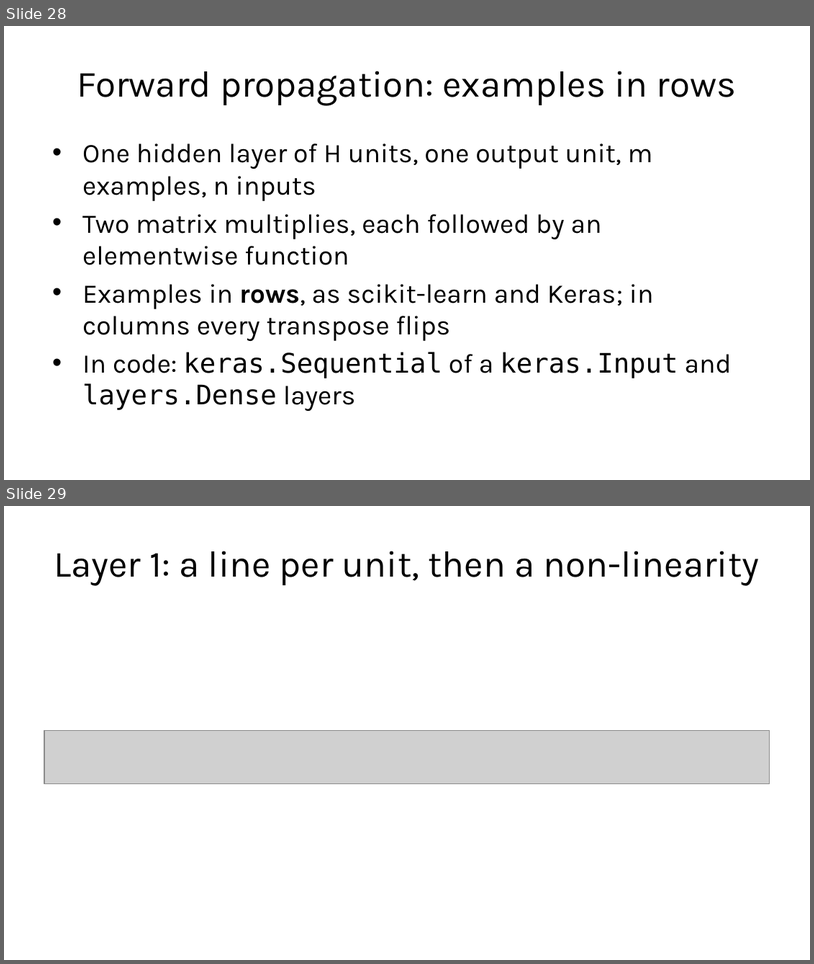
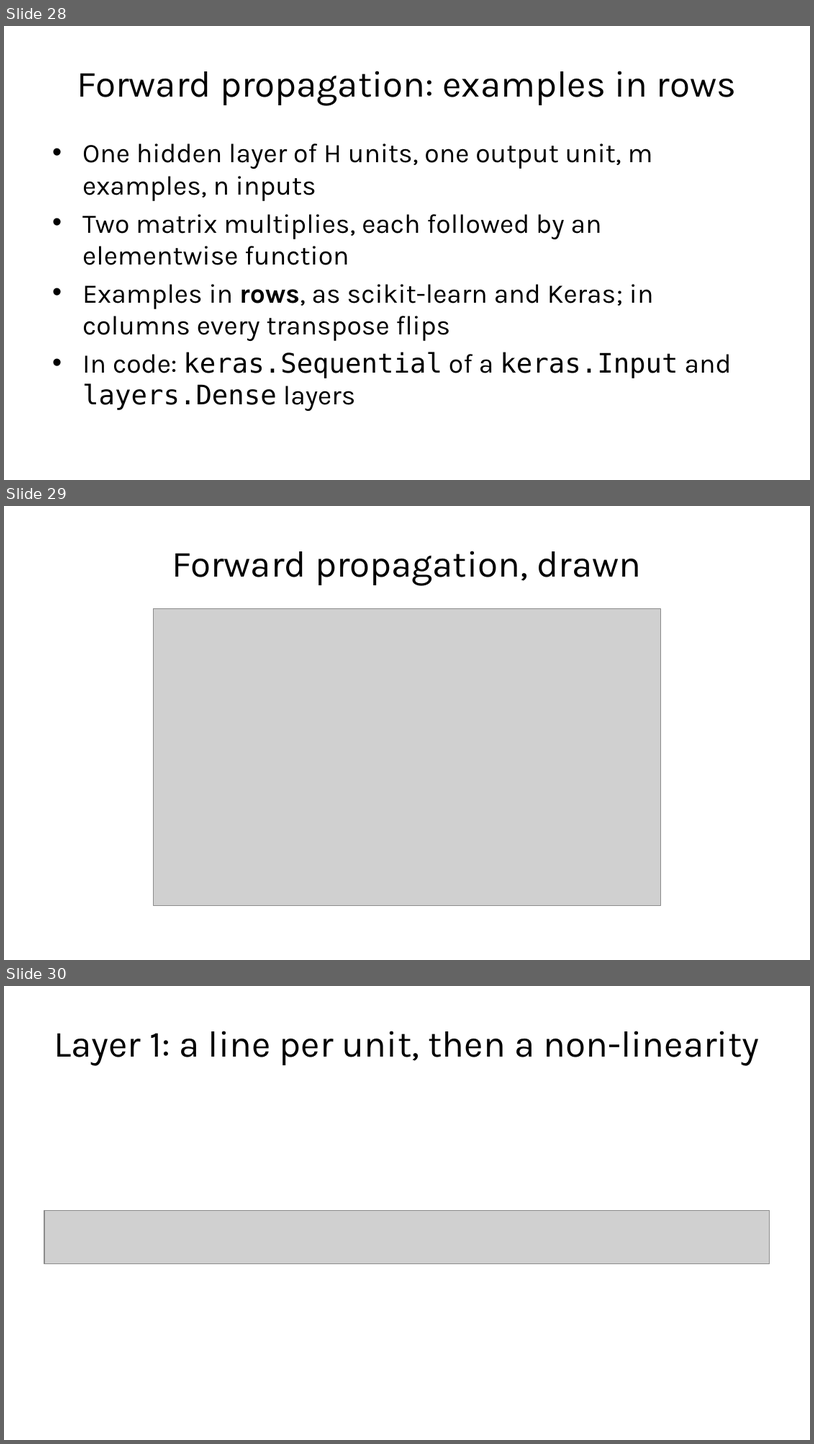
Before and after one commit to fabioantonini/technologies-for-artificial-intelligence, a slide deck: Lessons/09_neural_networks/Slides/neural_networks_slides.pptx. Shown one above the other, each under a label of ours: slides 28 and 29 before the commit, slides 28, 29 and 30 after it. The pictures are 814x964 and 814x1444 pixels, drawn with LibreOffice and Linux fonts; fonts in the diff are those of the drawing; grey boxes stand for pictures; background and template pictures are left out. Boxes give left, top, right and bottom in pixels: in the first picture for what was removed or moved away, otherwise in the second. Text is boxed around its words. In the diff, an @@ line names an element or a change of style, - is before the commit and + after.

```diff
--- a/Lessons/09_neural_networks/Slides/neural_networks_slides.pptx
+++ b/Lessons/09_neural_networks/Slides/neural_networks_slides.pptx
@@ slide 29 added at bbox=[4, 506, 810, 960], background #FFFFFF @@
@@ title added at bbox=[172, 551, 641, 585], 33 pt, text #1A1A1A @@
+Forward propagation, drawn
@@ picture added at bbox=[154, 609, 661, 905] @@
@@ what was slide 29 is now slide 30 @@
```
Also in this commit, not shown: 3 slides changed, 6 other files.
